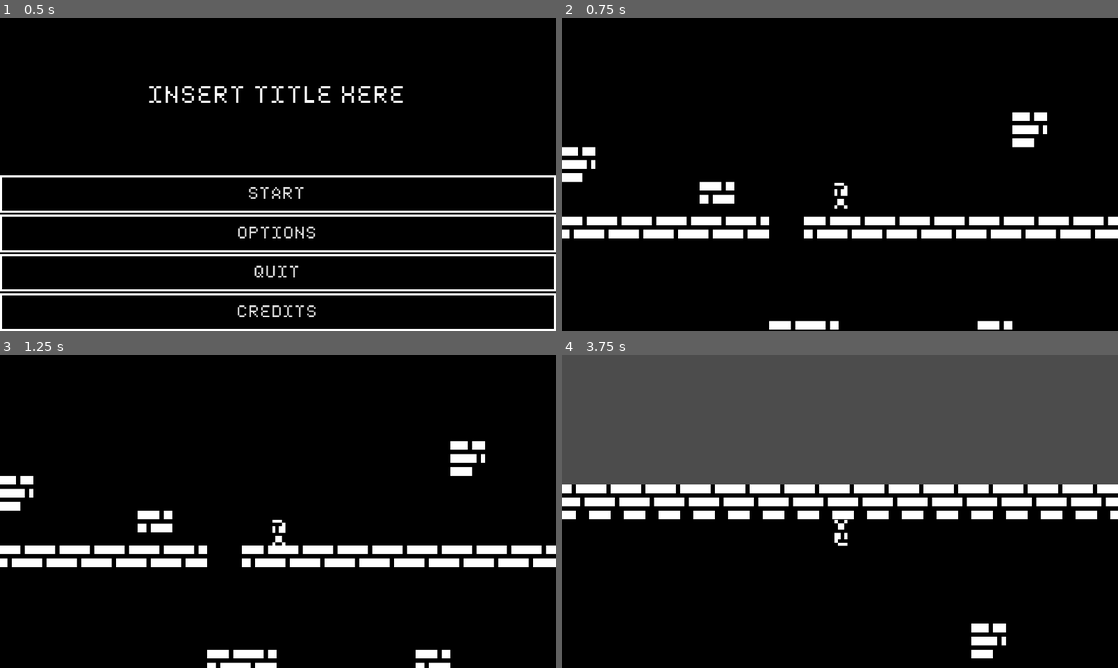
Above: before the commit, frames 1-4 (two rows, left to right).
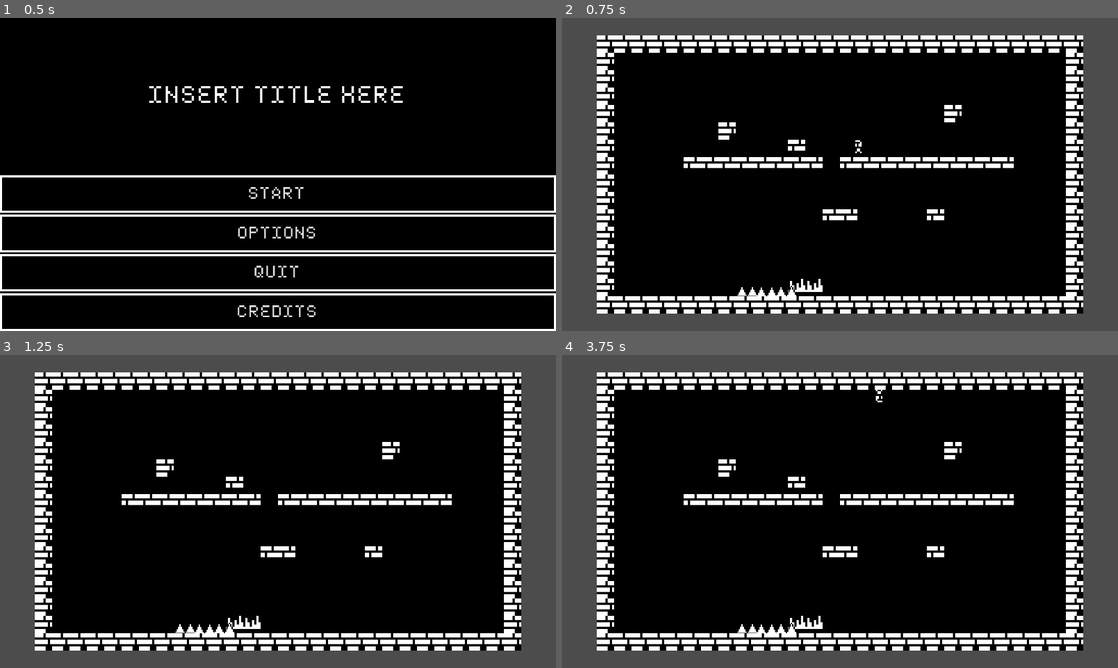
Above: after the commit, the same moments.

Repository: mamack1/trio_repo
Game: Godot game, scene res://scenes/menus/main_manu/Main.tscn
The game is run twice, just before and just after one commit, with the same random seed, the same clock (stepped at 60 frames per second) and the same inputs.
Inputs:
- Up to frame 1 (0.5 s): no input
- Up to frame 2 (0.75 s): click "START" at 0.5 s
- Up to frame 3 (1.25 s): no input
- Up to frame 4 (3.75 s): hold Right (move_right) 1.28-2.78 s; tap Space (grav_shift) every 0.75 s from 1.35 to 3.6 s; tap Up (jump) at 1.52, 2.27 s; hold Left (move_left) 2.78-3.53 s; hold Right (move_right) from 3.53 s (still down)

Frame 1 is identical in both runs. In frame 2, 39% of the frame differs, in the area x 0-100%, y 0-100%; in frame 3, 39%; in frame 4, 55%, in the area x 0-100%, y 5-100%.

Commit message:
player adjust

Diff:
--- a/src/scenes/menus/main_manu/Main.tscn
+++ b/src/scenes/menus/main_manu/Main.tscn
@@ -51,13 +51,13 @@
 anchor_bottom = 1.0
 
 [node name="VBoxContainer" type="VBoxContainer" parent="MarginContainer"]
-margin_right = 1024.0
-margin_bottom = 600.0
+margin_right = 1280.0
+margin_bottom = 720.0
 
 [node name="title" type="Label" parent="MarginContainer/VBoxContainer"]
-margin_top = 121.0
-margin_right = 1024.0
-margin_bottom = 176.0
+margin_top = 151.0
+margin_right = 1280.0
+margin_bottom = 206.0
 size_flags_horizontal = 3
 size_flags_vertical = 6
 custom_fonts/font = SubResource( 1 )
@@ -66,15 +66,15 @@
 valign = 1
 
 [node name="VBoxContainer" type="VBoxContainer" parent="MarginContainer/VBoxContainer"]
-margin_top = 302.0
-margin_right = 1024.0
-margin_bottom = 600.0
+margin_top = 362.0
+margin_right = 1280.0
+margin_bottom = 720.0
 size_flags_horizontal = 3
 size_flags_vertical = 3
 
 [node name="start_button" type="Button" parent="MarginContainer/VBoxContainer/VBoxContainer"]
-margin_right = 1024.0
-margin_bottom = 71.0
+margin_right = 1280.0
+margin_bottom = 86.0
 size_flags_horizontal = 3
 size_flags_vertical = 3
 custom_fonts/font = SubResource( 2 )
@@ -85,9 +85,9 @@
 icon_align = 1
 
 [node name="options_button" type="Button" parent="MarginContainer/VBoxContainer/VBoxContainer"]
-margin_top = 75.0
-margin_right = 1024.0
-margin_bottom = 147.0
+margin_top = 90.0
+margin_right = 1280.0
+margin_bottom = 177.0
 size_flags_horizontal = 3
 size_flags_vertical = 3
 custom_fonts/font = SubResource( 2 )
@@ -98,9 +98,9 @@
 icon_align = 1
 
 [node name="quit_button" type="Button" parent="MarginContainer/VBoxContainer/VBoxContainer"]
-margin_top = 151.0
-margin_right = 1024.0
-margin_bottom = 222.0
+margin_top = 181.0
+margin_right = 1280.0
+margin_bottom = 267.0
 size_flags_horizontal = 3
 size_flags_vertical = 3
 custom_fonts/font = SubResource( 2 )
@@ -111,9 +111,9 @@
 icon_align = 1
 
 [node name="credits_button" type="Button" parent="MarginContainer/VBoxContainer/VBoxContainer"]
-margin_top = 226.0
-margin_right = 1024.0
-margin_bottom = 298.0
+margin_top = 271.0
+margin_right = 1280.0
+margin_bottom = 358.0
 size_flags_horizontal = 3
 size_flags_vertical = 3
 custom_fonts/font = SubResource( 2 )
--- a/src/util/test_level/test_level.tscn
+++ b/src/util/test_level/test_level.tscn
@@ -18,6 +18,7 @@
 
 [node name="Camera2D" type="Camera2D" parent="."]
 scale = Vector2( 1.11436, 1.20412 )
+current = true
 zoom = Vector2( 2, 2 )
 
 [node name="KinematicBody2D" parent="." instance=ExtResource( 2 )]
--- a/src/util/test_player/test_player.tscn
+++ b/src/util/test_player/test_player.tscn
@@ -1,11 +1,6 @@
 [gd_scene load_steps=19 format=2]
 
 [ext_resource path="res://Assets/sprites/player_sprite.png" type="Texture" id=2]
-
-[sub_resource type="AtlasTexture" id=2]
-flags = 4
-atlas = ExtResource( 2 )
-region = Rect2( 0, 0, 1200, 1200 )
 
 [sub_resource type="AtlasTexture" id=15]
 flags = 4
@@ -79,7 +74,7 @@
 
 [sub_resource type="SpriteFrames" id=14]
 animations = [ {
-"frames": [ SubResource( 2 ) ],
+"frames": [ null ],
 "loop": true,
 "name": "idle",
 "speed": 5.0
@@ -96,7 +91,7 @@
 } ]
 
 [sub_resource type="RectangleShape2D" id=1]
-extents = Vector2( 15.5, 30 )
+extents = Vector2( 16, 26.5 )
 
 [sub_resource type="RectangleShape2D" id=2]
 extents = Vector2( 14, 25.5 )
@@ -130,6 +125,5 @@
 
 [node name="Camera2D" type="Camera2D" parent="."]
 position = Vector2( 0, -50 )
-current = true
 
 [connection signal="area_entered" from="hazardDetect" to="." method="_on_hazardDetect_area_entered"]
